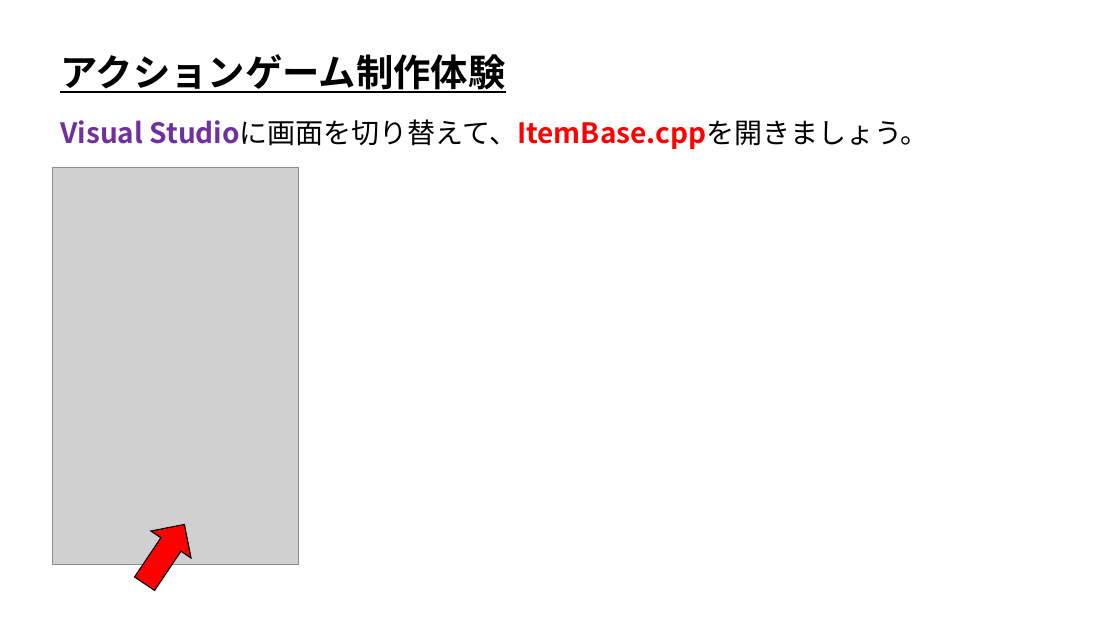
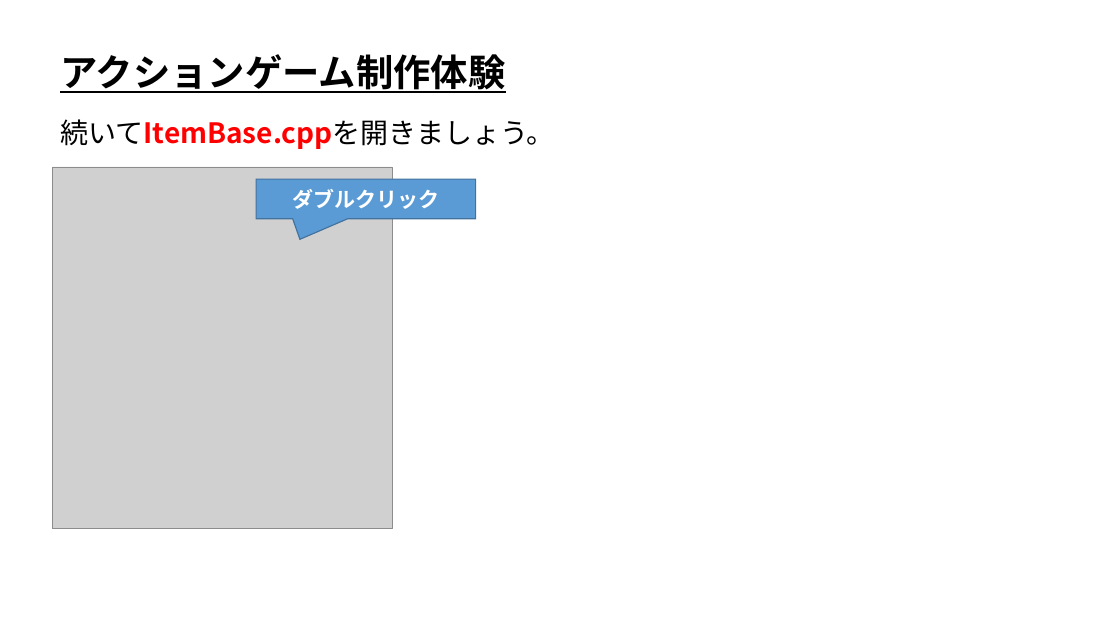
Before and after one commit to ArakiYusuke-Ohara/UnrealEngine, a slide deck: slide 16 of Projects/OpenCanpas01/TrialClass/UE_アクションゲーム制作体験.pptx (slide 11 before the commit). Drawn at 1120x630 pixels with LibreOffice and Linux fonts; fonts in the diff are those of the drawing; grey boxes stand for pictures. Boxes give left, top, right and bottom in pixels: in the first picture for what was removed or moved away, otherwise in the second. Text is boxed around its words. In the diff, an @@ line names an element or a change of style, - is before the commit and + after.

```diff
--- a/Projects/OpenCanpas01/TrialClass/UE_アクションゲーム制作体験.pptx
+++ b/Projects/OpenCanpas01/TrialClass/UE_アクションゲーム制作体験.pptx
@@ text at box(60, 119, 555, 149): text changed; text colour #000000 to #FF0000 @@
-Visual Studioに画面を切り替えて、ItemBase.cppを開きましょう。
+続いてItemBase.cppを開きましょう。
@@ picture: place and size @@
-picture at box(52, 167, 298, 565)
+picture at box(52, 167, 392, 528)
@@ speech box added at box(256, 179, 476, 218), fill #5B9BD5, outline #43739E 1 pt, 18 pt, text #FFFFFF, bold @@
+ダブルクリック
@@ right arrow removed at box(124, 511, 204, 597) @@
```
Also in this commit, not shown: 8 other slides changed, 5 slides added.
